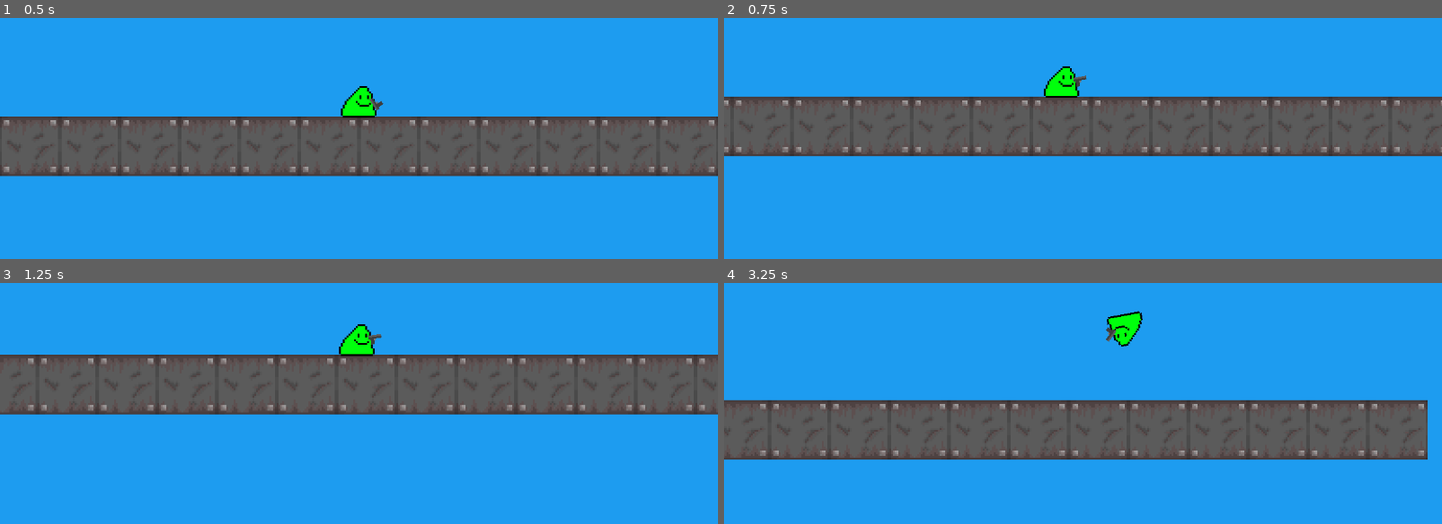
Above: before the commit, frames 1-4 (two rows, left to right).
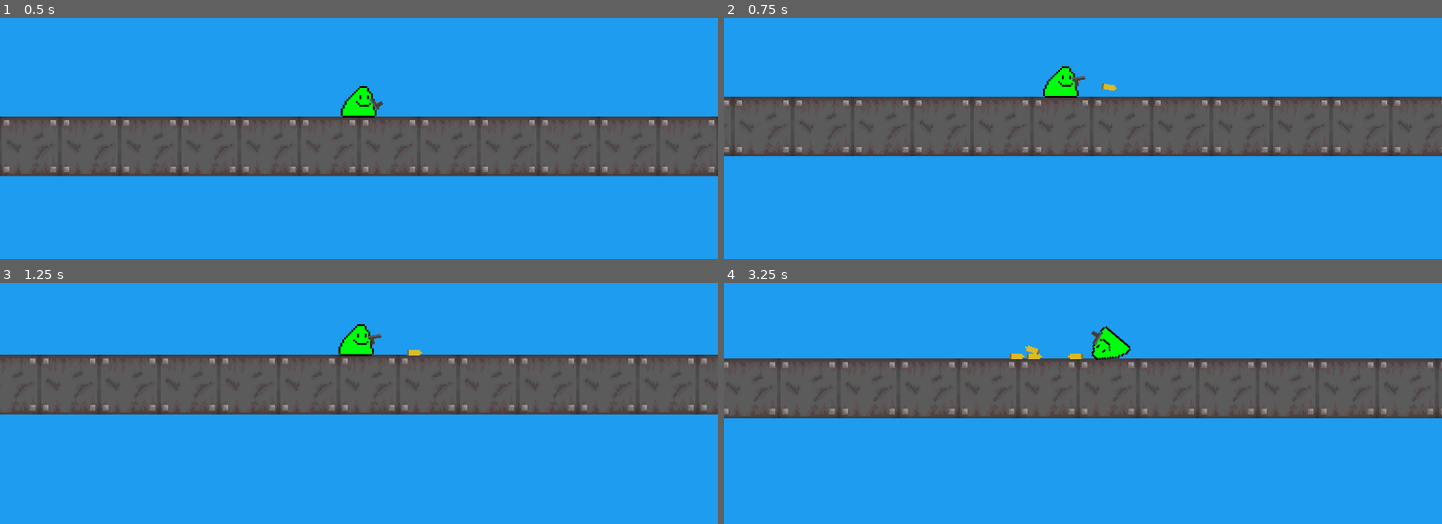
Above: after the commit, the same moments.

Repository: a0fefd/blobs-with-guns-remastered
Game: Godot game, scene res://scenes/levels/world.tscn
Two runs of this game, one before a commit and one after it. Both use one fixed random seed, a clock stepped at 60 frames per second and the inputs below.
Inputs (mouse positions are in pixels of both pictures, inside the frame that each line leads up to):
- Up to frame 1 (0.5 s): no input
- Up to frame 2 (0.75 s): move the mouse to (1240, 54) at 0.52 s; click (1240, 54) at 0.6 s
- Up to frame 3 (1.25 s): no input
- Up to frame 4 (3.25 s): move the mouse to (939, 360) at 1.27 s; click (939, 360) at 1.35 s; move the mouse to (outside the picture) at 2.02 s; click (outside the picture) at 2.1 s; move the mouse to (1047, 420) at 2.77 s; click (1047, 420) at 2.85 s

Frame 1 is identical in both runs. In frame 2, 0.4% of the frame differs, in the area x 0-100%, y 20-56%; in frame 3, 0.8%; in frame 4, 39%, in the area x 0-100%, y 11-74%.

Commit message:
Add ejecting shells

Diff:
--- /dev/null
+++ b/scenes/guns/shell.tscn
@@ -0,0 +1,27 @@
+[gd_scene load_steps=4 format=3 uid="uid://bcs26qe4dnlv0"]
+
+[ext_resource type="Texture2D" uid="uid://b8js0ayt0tve6" path="res://sprites/guns/bullets.png" id="1_q4lfi"]
+[ext_resource type="Script" path="res://scripts/shell.gd" id="1_todmc"]
+
+[sub_resource type="CapsuleShape2D" id="CapsuleShape2D_2hjhl"]
+radius = 1.5
+height = 8.0
+
+[node name="Shell" type="RigidBody2D"]
+script = ExtResource("1_todmc")
+
+[node name="Sprite2D" type="Sprite2D" parent="."]
+texture = ExtResource("1_q4lfi")
+vframes = 8
+frame = 5
+
+[node name="CollisionShape2D" type="CollisionShape2D" parent="."]
+rotation = 1.5708
+shape = SubResource("CapsuleShape2D_2hjhl")
+
+[node name="Timer" type="Timer" parent="."]
+wait_time = 10.0
+one_shot = true
+autostart = true
+
+[connection signal="timeout" from="Timer" to="." method="_on_timer_timeout"]
--- a/scripts/bob.gd
+++ b/scripts/bob.gd
@@ -12,6 +12,7 @@
 	$GunPos.add_child(gun_inst)
 	gun_inst.hide()
 	gun_inst.fired.connect(get_recoiled)
+	gun_inst.world = get_parent()
 
 
 func get_recoiled(recoil_vector):
--- a/scripts/gun.gd
+++ b/scripts/gun.gd
@@ -2,6 +2,9 @@
 
 
 @export var recoil = 300
+@export var shell = preload("res://scenes/guns/shell.tscn")
+
+var world
 
 signal fired(recoil_vector)
 
@@ -10,5 +13,12 @@
 	if Input.is_action_just_pressed("fire"):
 		fired.emit(-Vector2(recoil, 0).rotated(rotation))
 		$AnimationPlayer.play("shoot")
+		eject_shell()
 
 	look_at(get_global_mouse_position())
+
+
+func eject_shell():
+	var shell_inst = shell.instantiate()
+	world.add_child(shell_inst)
+	shell_inst.global_position = $Sprite2D/ShellPos.global_position
--- /dev/null
+++ b/scripts/shell.gd
@@ -0,0 +1,5 @@
+extends RigidBody2D
+
+
+func _on_timer_timeout():
+	queue_free()
